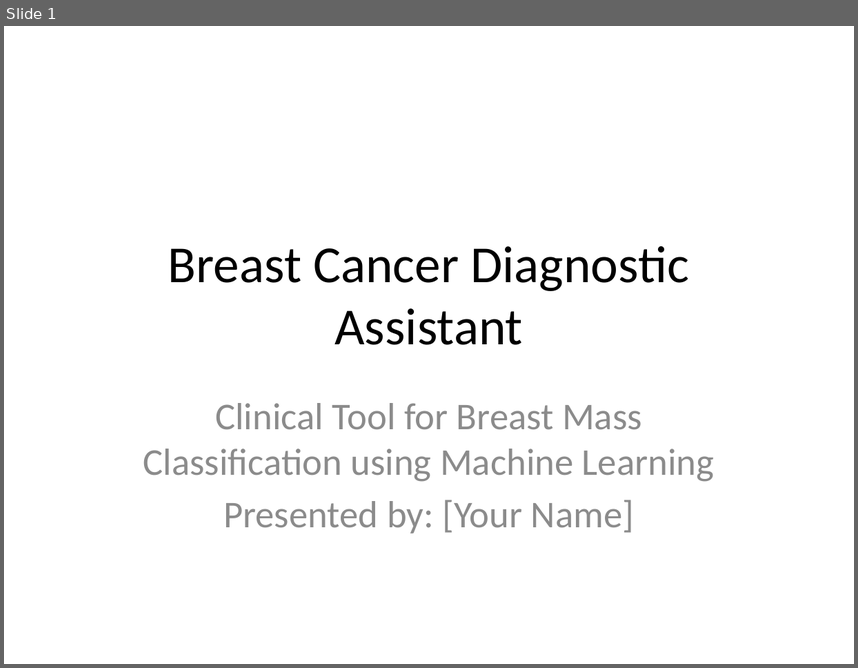
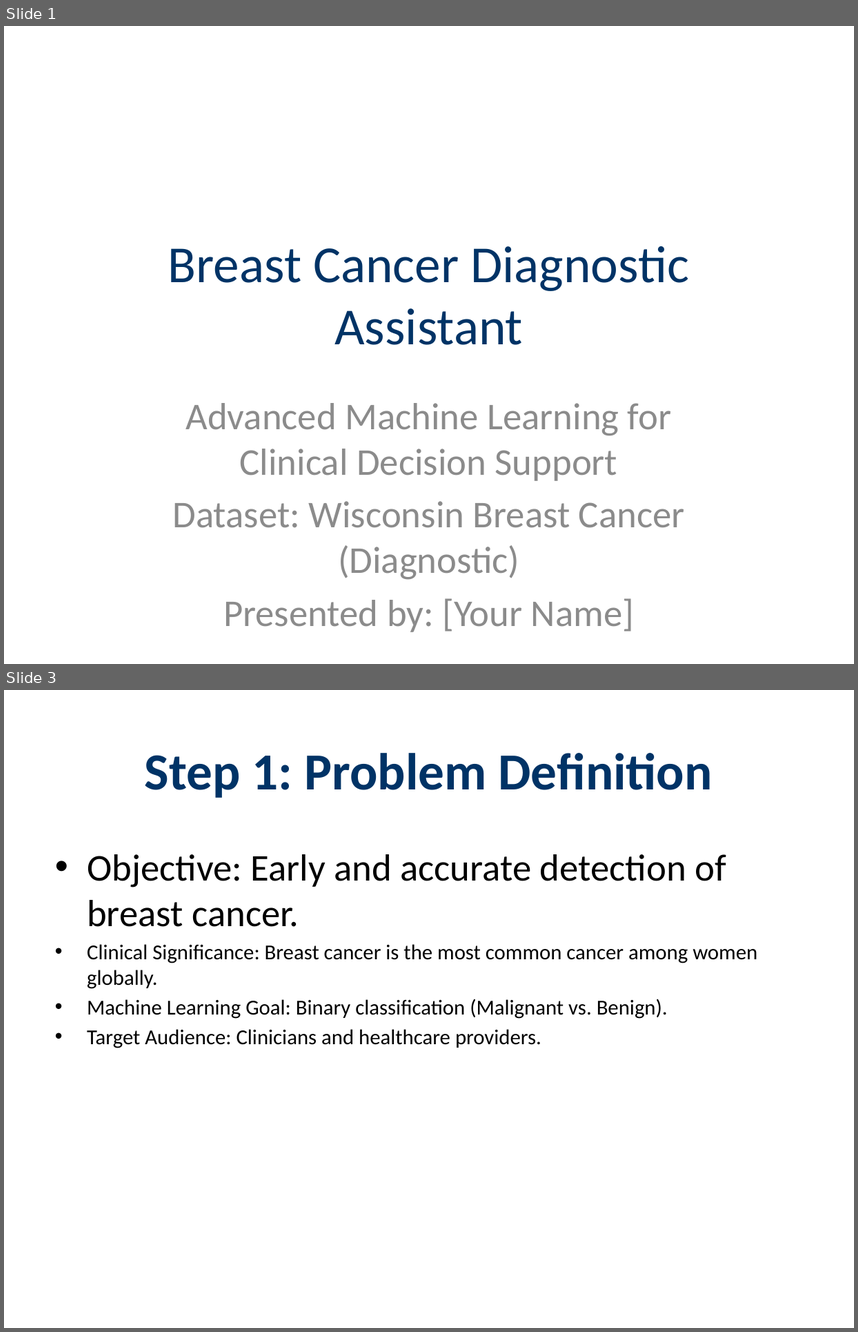
Before and after one commit to azharhussaincs/Breast-Cancer, a slide deck: presentation.pptx. Shown one above the other, each under a label of ours: slide 1 before the commit, slides 1 and 3 after it; the slides between them are not shown. The pictures are 858x668 and 858x1332 pixels, drawn with LibreOffice and Linux fonts; fonts in the diff are those of the drawing. Boxes give left, top, right and bottom in pixels: in the first picture for what was removed or moved away, otherwise in the second. Text is boxed around its words. In the diff, an @@ line names an element or a change of style, - is before the commit and + after.

```diff
--- a/presentation.pptx
+++ b/presentation.pptx
@@ slide 3 added at (x1=4, y1=690, x2=854, y2=1328), background #FFFFFF @@
@@ title added at (x1=145, y1=753, x2=713, y2=798), 44 pt, text #003366, bold @@
+Step 1: Problem Definition
@@ text added at (x1=87, y1=854, x2=757, y2=1048), 18 pt, text #000000 @@
+• Objective: Early and accurate detection of breast cancer.
+• Clinical Significance: Breast cancer is the most common cancer among women globally.
+• Machine Learning Goal: Binary classification (Malignant vs. Benign).
+• Target Audience: Clinicians and healthcare providers.
@@ slide 1 changed as well @@
@@ title "Breast Cancer Diagnostic Assistant" at (x1=168, y1=246, x2=688, y2=345): text colour #000000 to #003366 @@
@@ subtitle at (x1=173, y1=403, x2=685, y2=579): text changed @@
-Clinical Tool for Breast Mass Classification using Machine Learning
+Advanced Machine Learning for Clinical Decision Support
+Dataset: Wisconsin Breast Cancer (Diagnostic)
```
Also in this commit, not shown: 7 other slides changed, 5 other slides added, 2 slides removed, 1 other file.
